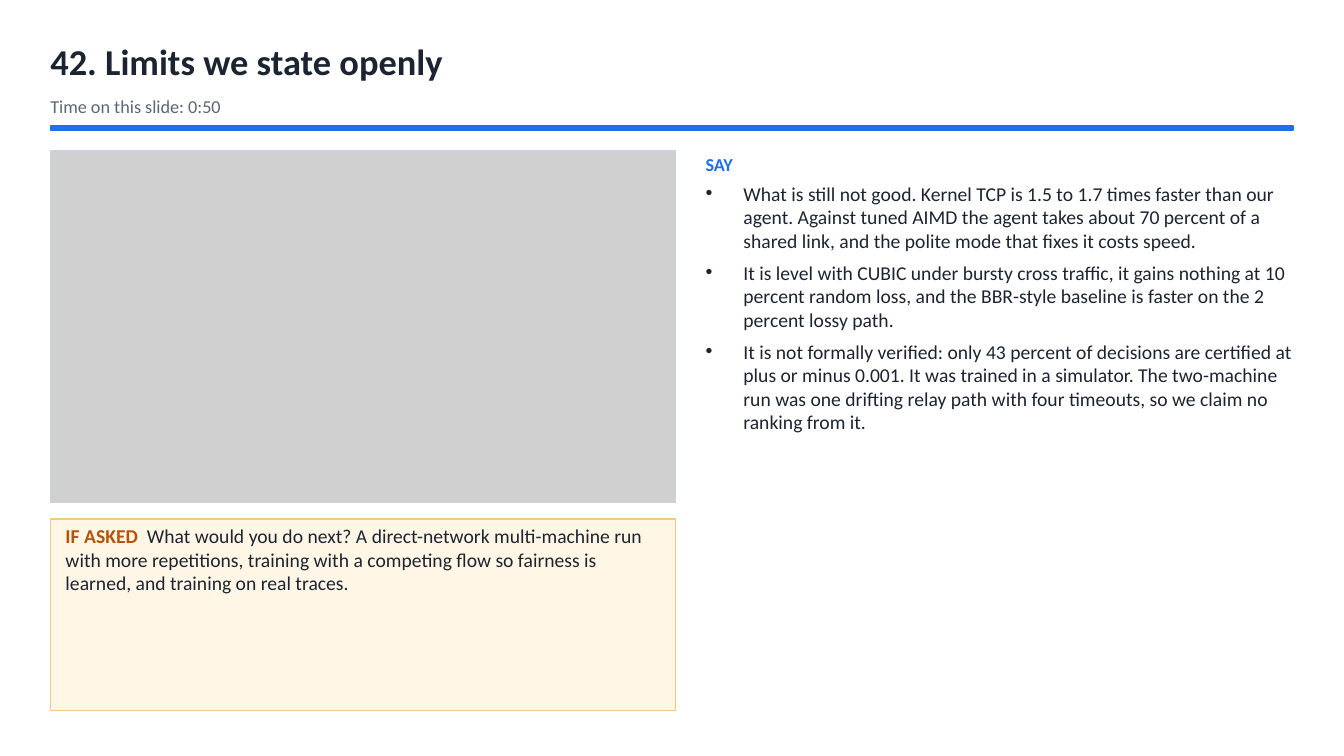
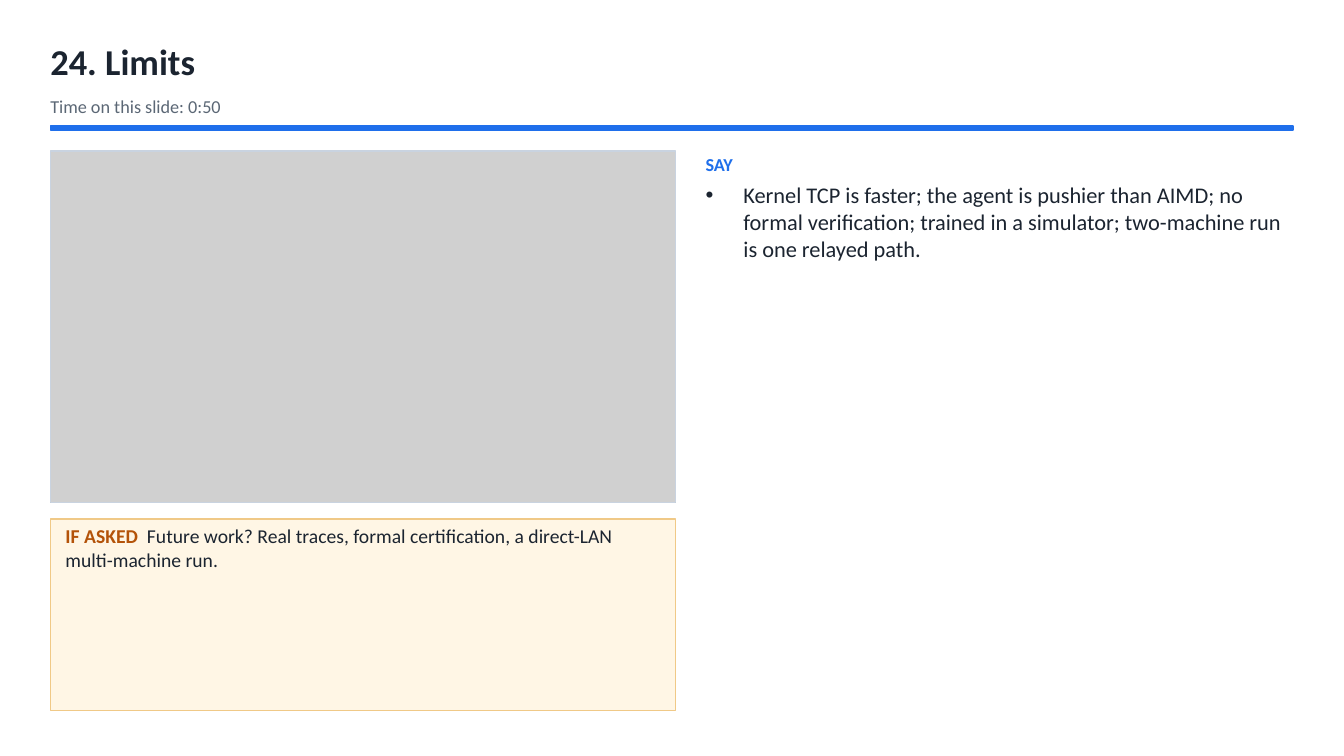
Before and after one commit to Capsturrrr/REPLIC, a slide deck: slide 26 of docs/final/RUDP_Host_Guide.pptx (slide 44 before the commit). Drawn at 1344x756 pixels with LibreOffice and Linux fonts; fonts in the diff are those of the drawing; grey boxes stand for pictures. Boxes give left, top, right and bottom in pixels: in the first picture for what was removed or moved away, otherwise in the second. Text is boxed around its words. In the diff, an @@ line names an element or a change of style, - is before the commit and + after.

```diff
--- a/docs/final/RUDP_Host_Guide.pptx
+++ b/docs/final/RUDP_Host_Guide.pptx
@@ text at (50,49,195,76): text changed @@
-42. Limits we state openly
+24. Limits
@@ text at (743,187,1280,261): text changed; size 14 to 16 pt @@
-• What is still not good. Kernel TCP is 1.5 to 1.7 times faster than our agent. Against tuned AIMD the agent takes about 70 percent of a shared link, and the polite mode that fixes it costs speed.
-• It is level with CUBIC under bursty cross traffic, it gains nothing at 10 percent random loss, and the BBR-style baseline is faster on the 2 percent lossy path.
-• It is not formally verified: only 43 percent of decisions are certified at plus or minus 0.001. It was trained in a simulator. The two-machine run was one drifting relay path with four timeouts, so we claim no ranking from it.
+• Kernel TCP is faster; the agent is pushier than AIMD; no formal verification; trained in a simulator; two-machine run is one relayed path.
@@ text at (65,529,612,567): text changed @@
-IF ASKED What would you do next? A direct-network multi-machine run with more repetitions, training with a competing flow so fairness is learned, and training on real traces.
+IF ASKED Future work? Real traces, formal certification, a direct-LAN multi-machine run.
```
Also in this commit, not shown: 37 other slides changed, 5 slides removed, 9 other files.
